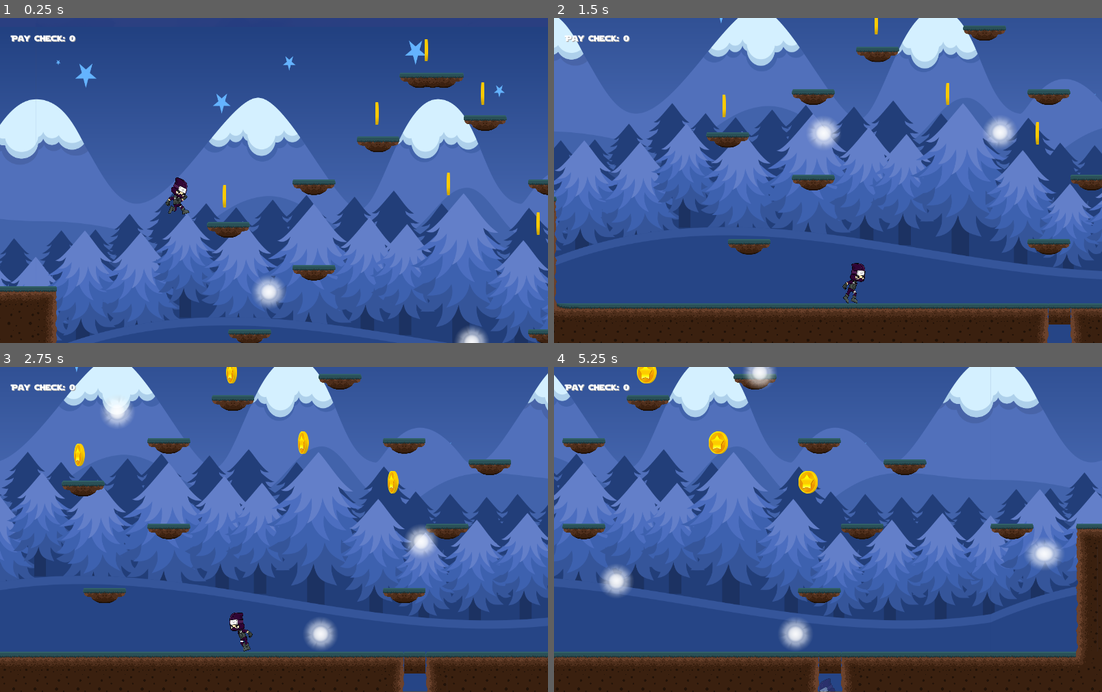
Above: before the commit, frames 1-4 (two rows, left to right).
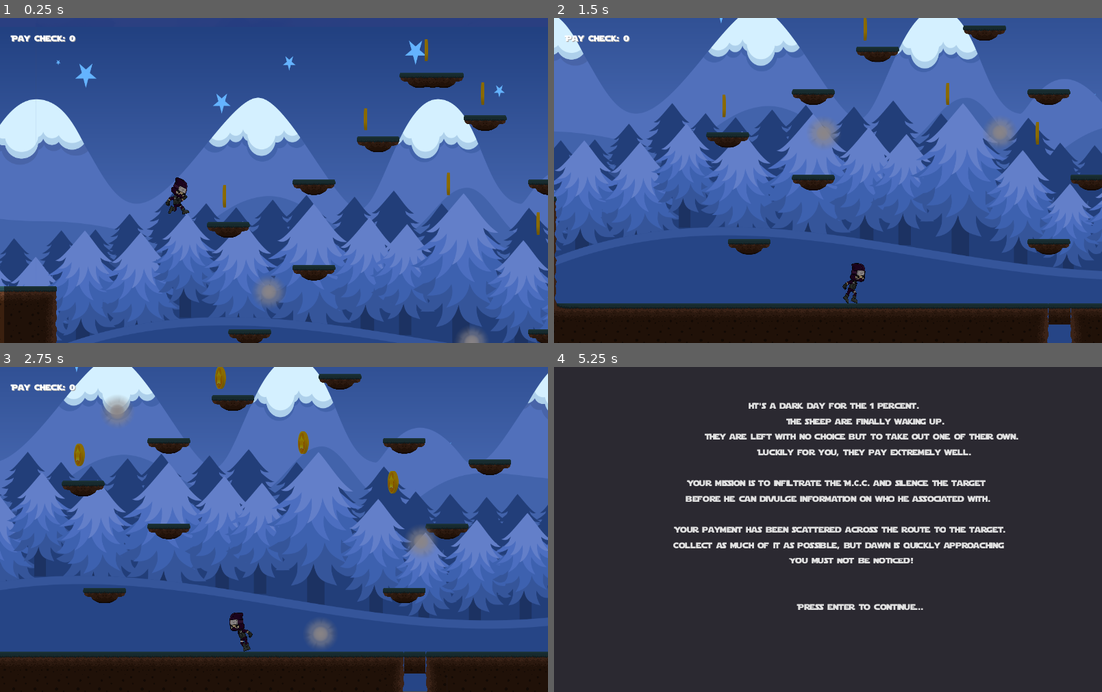
Above: after the commit, the same moments.

Repository: ahmet9cengiz/DarkLight
Game: Godot game, scene res://test.tscn
Two runs of this game, one before a commit and one after it. Both use one fixed random seed, a clock stepped at 60 frames per second and the inputs below. This scene is started directly instead of the project's main scene.
Inputs (mouse positions are in pixels of both pictures, inside the frame that each line leads up to):
- Up to frame 1 (0.25 s): no input
- Up to frame 2 (1.5 s): tap Enter (ui_accept) at 0.5, 0.77 s; hold Right (ui_right) from 0.53 s (still down)
- Up to frame 3 (2.75 s): tap Enter (ui_accept) at 1.52 s; release Right (ui_right) at 2.03 s; hold Left (ui_left) from 2.03 s (still down)
- Up to frame 4 (5.25 s): release Left (ui_left) at 2.78 s; hold Right (ui_right) 2.78-4.28 s; tap Enter (ui_accept) at 3.02, 3.77, 4.52 s; hold Left (ui_left) 4.28-5 s; click (833, 526) at 5 s, where only the run after the commit has a clickable "Start"

The runs differ from the first frame. In frame 1, 4.9% of the frame differs, in the area x 0-100%, y 6-100%; in frame 2, 15%; in frame 3, 16%; in frame 4, 99%, in the area x 0-100%, y 0-100%.

Commit message:
HUD appears above light mask

Diff:
--- /dev/null
+++ b/DarkLightGame/HUDfix.tscn
@@ -0,0 +1,19 @@
+[gd_scene load_steps=6 format=2]
+
+[ext_resource path="res://Player.tscn" type="PackedScene" id=1]
+[ext_resource path="res://background.tscn" type="PackedScene" id=2]
+[ext_resource path="res://lightMask.tscn" type="PackedScene" id=3]
+[ext_resource path="res://LevelOne.tscn" type="PackedScene" id=4]
+[ext_resource path="res://lightContainer.tscn" type="PackedScene" id=5]
+
+[node name="test" type="Node2D"]
+
+[node name="Player" parent="." instance=ExtResource( 1 )]
+
+[node name="ParallaxBackground" parent="." instance=ExtResource( 2 )]
+
+[node name="lightMask" parent="." instance=ExtResource( 3 )]
+
+[node name="LevelOneMap" parent="." instance=ExtResource( 4 )]
+
+[node name="lightContainer" parent="." instance=ExtResource( 5 )]
--- a/DarkLightGame/LevelOne.tscn
+++ b/DarkLightGame/LevelOne.tscn
@@ -67,6 +67,7 @@
 script = ExtResource( 1 )
 
 [node name="TileMap" type="TileMap" parent="."]
+editor/display_folded = true
 tile_set = ExtResource( 2 )
 cell_size = Vector2( 128, 128 )
 format = 1
@@ -100,6 +101,7 @@
 }
 
 [node name="StaticBody2D23" type="StaticBody2D" parent="TileMap"]
+editor/display_folded = true
 position = Vector2( 10.6436, 10.6433 )
 
 [node name="CollisionPolygon2D" type="CollisionPolygon2D" parent="TileMap/StaticBody2D23"]
@@ -777,8 +779,10 @@
 tile_data = PoolIntArray( 65611, 1, 0, 65612, 1, 0, 65613, 1, 0, 1245208, 5, 0 )
 
 [node name="HUD" type="CanvasLayer" parent="."]
+layer = 2
 
 [node name="Score" type="Label" parent="HUD"]
+light_mask = 2
 margin_left = 22.0
 margin_top = 24.0
 margin_right = 122.0
--- a/DarkLightGame/MattTest.tscn
+++ /dev/null
@@ -1,8 +0,0 @@
-[gd_scene load_steps=2 format=2]
-
-[ext_resource path="res://Player.tscn" type="PackedScene" id=1]
-
-[node name="Node2D" type="Node2D"]
-
-[node name="Player" parent="." instance=ExtResource( 1 )]
-position = Vector2( 83.4335, 458.739 )
--- a/DarkLightGame/NinjaBoy.gd
+++ b/DarkLightGame/NinjaBoy.gd
@@ -8,13 +8,20 @@
 var motion = Vector2()
 var canMove = true #don't allow to change direction mid-air
 
+
 func _ready():
 	pass
 	$effect.interpolate_property(self, 'modulate', Color(1,1,1,1), Color(1,1,1,0), 2, Tween.TRANS_QUAD, Tween.EASE_OUT)
 
+	#load death sound so it is ready when player dies
 	var deathSound = AudioStreamPlayer.new()
 	self.add_child(deathSound)
 	deathSound.stream = load("res://audio/Pain-SoundBible.com-1883168362.ogg")
+
+	#Set timer
+	#globalScript.deathCooldown.set_wait_time(3.0)
+	#globalScript.deathCooldown.one_shot = true
+
 
 
 func _physics_process(delta):
@@ -58,7 +65,15 @@
 func die():
 	$effect.start()
 	$NinjaBoy.play("die")
-	$DeathSound.play()
+
+	if globalScript.life > 0:
+		$DeathSound.play()
+		globalScript.life -= 1
+
+	if ($DeathDelay.time_left == 0):
+		get_tree().change_scene("TitleScreen.tscn")
+
+
 	set_physics_process(false) #stop moving
 
 func _on_NinjaBoy_animation_finished():
--- a/DarkLightGame/Player.tscn
+++ b/DarkLightGame/Player.tscn
@@ -2,38 +2,38 @@
 
 [ext_resource path="res://NinjaBoy.gd" type="Script" id=1]
 [ext_resource path="res://images/ninjaBoy/Slide__000.png" type="Texture" id=2]
-[ext_resource path="res://images/ninjaBoy/Jump_Right__006.png" type="Texture" id=3]
-[ext_resource path="res://images/ninjaBoy/Jump_Right__009.png" type="Texture" id=4]
-[ext_resource path="res://images/ninjaBoy/Idle__000.png" type="Texture" id=5]
-[ext_resource path="res://images/ninjaBoy/Idle__001.png" type="Texture" id=6]
-[ext_resource path="res://images/ninjaBoy/Idle__003.png" type="Texture" id=7]
-[ext_resource path="res://images/ninjaBoy/Idle__002.png" type="Texture" id=8]
-[ext_resource path="res://images/ninjaBoy/Idle__004.png" type="Texture" id=9]
-[ext_resource path="res://images/ninjaBoy/Idle__005.png" type="Texture" id=10]
-[ext_resource path="res://images/ninjaBoy/Idle__006.png" type="Texture" id=11]
-[ext_resource path="res://images/ninjaBoy/Idle__007.png" type="Texture" id=12]
-[ext_resource path="res://images/ninjaBoy/Idle__008.png" type="Texture" id=13]
-[ext_resource path="res://images/ninjaBoy/Idle__009.png" type="Texture" id=14]
-[ext_resource path="res://images/ninjaBoy/Dead__000.png" type="Texture" id=15]
-[ext_resource path="res://images/ninjaBoy/Dead__001.png" type="Texture" id=16]
-[ext_resource path="res://images/ninjaBoy/Dead__002.png" type="Texture" id=17]
-[ext_resource path="res://images/ninjaBoy/Dead__003.png" type="Texture" id=18]
-[ext_resource path="res://images/ninjaBoy/Dead__004.png" type="Texture" id=19]
-[ext_resource path="res://images/ninjaBoy/Dead__005.png" type="Texture" id=20]
-[ext_resource path="res://images/ninjaBoy/Dead__006.png" type="Texture" id=21]
-[ext_resource path="res://images/ninjaBoy/Dead__007.png" type="Texture" id=22]
-[ext_resource path="res://images/ninjaBoy/Dead__008.png" type="Texture" id=23]
-[ext_resource path="res://images/ninjaBoy/Dead__009.png" type="Texture" id=24]
-[ext_resource path="res://images/ninjaBoy/Run_Right__000.png" type="Texture" id=25]
-[ext_resource path="res://images/ninjaBoy/Run_Right__001.png" type="Texture" id=26]
-[ext_resource path="res://images/ninjaBoy/Run_Right__003.png" type="Texture" id=27]
-[ext_resource path="res://images/ninjaBoy/Run_Right__002.png" type="Texture" id=28]
-[ext_resource path="res://images/ninjaBoy/Run_Right__004.png" type="Texture" id=29]
-[ext_resource path="res://images/ninjaBoy/Run_Right__005.png" type="Texture" id=30]
-[ext_resource path="res://images/ninjaBoy/Run_Right__006.png" type="Texture" id=31]
-[ext_resource path="res://images/ninjaBoy/Run_Right__007.png" type="Texture" id=32]
-[ext_resource path="res://images/ninjaBoy/Run_Right__008.png" type="Texture" id=33]
-[ext_resource path="res://images/ninjaBoy/Run_Right__009.png" type="Texture" id=34]
+[ext_resource path="res://images/ninjaBoy/Idle__000.png" type="Texture" id=3]
+[ext_resource path="res://images/ninjaBoy/Idle__001.png" type="Texture" id=4]
+[ext_resource path="res://images/ninjaBoy/Idle__003.png" type="Texture" id=5]
+[ext_resource path="res://images/ninjaBoy/Idle__002.png" type="Texture" id=6]
+[ext_resource path="res://images/ninjaBoy/Idle__004.png" type="Texture" id=7]
+[ext_resource path="res://images/ninjaBoy/Idle__005.png" type="Texture" id=8]
+[ext_resource path="res://images/ninjaBoy/Idle__006.png" type="Texture" id=9]
+[ext_resource path="res://images/ninjaBoy/Idle__007.png" type="Texture" id=10]
+[ext_resource path="res://images/ninjaBoy/Idle__008.png" type="Texture" id=11]
+[ext_resource path="res://images/ninjaBoy/Idle__009.png" type="Texture" id=12]
+[ext_resource path="res://images/ninjaBoy/Jump_Right__006.png" type="Texture" id=13]
+[ext_resource path="res://images/ninjaBoy/Run_Right__000.png" type="Texture" id=14]
+[ext_resource path="res://images/ninjaBoy/Run_Right__001.png" type="Texture" id=15]
+[ext_resource path="res://images/ninjaBoy/Run_Right__003.png" type="Texture" id=16]
+[ext_resource path="res://images/ninjaBoy/Run_Right__002.png" type="Texture" id=17]
+[ext_resource path="res://images/ninjaBoy/Run_Right__004.png" type="Texture" id=18]
+[ext_resource path="res://images/ninjaBoy/Run_Right__005.png" type="Texture" id=19]
+[ext_resource path="res://images/ninjaBoy/Run_Right__006.png" type="Texture" id=20]
+[ext_resource path="res://images/ninjaBoy/Run_Right__007.png" type="Texture" id=21]
+[ext_resource path="res://images/ninjaBoy/Run_Right__008.png" type="Texture" id=22]
+[ext_resource path="res://images/ninjaBoy/Run_Right__009.png" type="Texture" id=23]
+[ext_resource path="res://images/ninjaBoy/Jump_Right__009.png" type="Texture" id=24]
+[ext_resource path="res://images/ninjaBoy/Dead__000.png" type="Texture" id=25]
+[ext_resource path="res://images/ninjaBoy/Dead__001.png" type="Texture" id=26]
+[ext_resource path="res://images/ninjaBoy/Dead__002.png" type="Texture" id=27]
+[ext_resource path="res://images/ninjaBoy/Dead__003.png" type="Texture" id=28]
+[ext_resource path="res://images/ninjaBoy/Dead__004.png" type="Texture" id=29]
+[ext_resource path="res://images/ninjaBoy/Dead__005.png" type="Texture" id=30]
+[ext_resource path="res://images/ninjaBoy/Dead__006.png" type="Texture" id=31]
+[ext_resource path="res://images/ninjaBoy/Dead__007.png" type="Texture" id=32]
+[ext_resource path="res://images/ninjaBoy/Dead__008.png" type="Texture" id=33]
+[ext_resource path="res://images/ninjaBoy/Dead__009.png" type="Texture" id=34]
 [ext_resource path="res://audio/deathSound.ogg" type="AudioStream" id=35]
 
 [sub_resource type="SpriteFrames" id=1]
@@ -43,30 +43,30 @@
 "name": "slide",
 "speed": 5.0
 }, {
-"frames": [ ExtResource( 3 ) ],
+"frames": [ ExtResource( 3 ), ExtResource( 4 ), ExtResource( 5 ), ExtResource( 6 ), ExtResource( 7 ), ExtResource( 8 ), ExtResource( 9 ), ExtResource( 10 ), ExtResource( 11 ), ExtResource( 12 ) ],
+"loop": true,
+"name": "idle",
+"speed": 15.0
+}, {
+"frames": [ ExtResource( 13 ) ],
 "loop": true,
 "name": "jump",
 "speed": 10.0
 }, {
-"frames": [ ExtResource( 4 ) ],
+"frames": [ ExtResource( 14 ), ExtResource( 15 ), ExtResource( 16 ), ExtResource( 17 ), ExtResource( 18 ), ExtResource( 19 ), ExtResource( 20 ), ExtResource( 21 ), ExtResource( 22 ), ExtResource( 23 ) ],
+"loop": true,
+"name": "run",
+"speed": 15.0
+}, {
+"frames": [ ExtResource( 24 ) ],
 "loop": true,
 "name": "fall",
 "speed": 5.0
 }, {
-"frames": [ ExtResource( 5 ), ExtResource( 6 ), ExtResource( 7 ), ExtResource( 8 ), ExtResource( 9 ), ExtResource( 10 ), ExtResource( 11 ), ExtResource( 12 ), ExtResource( 13 ), ExtResource( 14 ) ],
-"loop": true,
-"name": "idle",
-"speed": 15.0
-}, {
-"frames": [ ExtResource( 15 ), ExtResource( 16 ), ExtResource( 17 ), ExtResource( 18 ), ExtResource( 19 ), ExtResource( 20 ), ExtResource( 21 ), ExtResource( 22 ), ExtResource( 23 ), ExtResource( 24 ) ],
+"frames": [ ExtResource( 25 ), ExtResource( 26 ), ExtResource( 27 ), ExtResource( 28 ), ExtResource( 29 ), ExtResource( 30 ), ExtResource( 31 ), ExtResource( 32 ), ExtResource( 33 ), ExtResource( 34 ) ],
 "loop": true,
 "name": "die",
 "speed": 10.0
-}, {
-"frames": [ ExtResource( 25 ), ExtResource( 26 ), ExtResource( 27 ), ExtResource( 28 ), ExtResource( 29 ), ExtResource( 30 ), ExtResource( 31 ), ExtResource( 32 ), ExtResource( 33 ), ExtResource( 34 ) ],
-"loop": true,
-"name": "run",
-"speed": 15.0
 } ]
 
 [sub_resource type="RectangleShape2D" id=2]
@@ -104,5 +104,9 @@
 
 [node name="DeathSound" type="AudioStreamPlayer" parent="."]
 stream = ExtResource( 35 )
+
+[node name="DeathDelay" type="Timer" parent="."]
+wait_time = 3.0
+one_shot = true
 [connection signal="animation_finished" from="NinjaBoy" to="." method="_on_NinjaBoy_animation_finished"]
 [connection signal="tween_completed" from="effect" to="." method="_on_effect_tween_completed"]
--- a/DarkLightGame/TitleScreen.gd
+++ b/DarkLightGame/TitleScreen.gd
@@ -2,6 +2,7 @@
 
 func _ready():
 	globalScript.score = 0
+	globalScript.life = 1
 	var audioStream =  AudioStreamPlayer.new()
 	self.add_child(audioStream)
 	audioStream.stream = load("res://audio/3868-hero-down-by-kevin-macleod.ogg")
--- a/DarkLightGame/globalScript.gd
+++ b/DarkLightGame/globalScript.gd
@@ -5,4 +5,7 @@
 
 var score = 0
 
-var life = 0
+var life = 1
+
+#Add a timer to control when the player gets sent back to title screen on death
+#onready var deathCooldown = $Timer
--- a/DarkLightGame/test.tscn
+++ b/DarkLightGame/test.tscn
@@ -21,7 +21,6 @@
 [node name="lightContainer" parent="." instance=ExtResource( 5 )]
 
 [node name="lightMask" parent="." instance=ExtResource( 6 )]
-visible = false
 
 [node name="coinContainer" type="Node2D" parent="."]
 editor/display_folded = true
@@ -41,7 +40,7 @@
 position = Vector2( 1665.73, 519.925 )
 
 [node name="coin5" parent="coinContainer" instance=ExtResource( 8 )]
-position = Vector2( 512.616, 129.524 )
+position = Vector2( 495.947, 137.858 )
 
 [node name="coin6" parent="coinContainer" instance=ExtResource( 8 )]
 position = Vector2( 670.886, 99.3773 )
Not shown, changed: .DS_Store
Not shown, changed: DarkLightGame/.DS_Store
Not shown, changed: DarkLightGame/audio/.DS_Store
